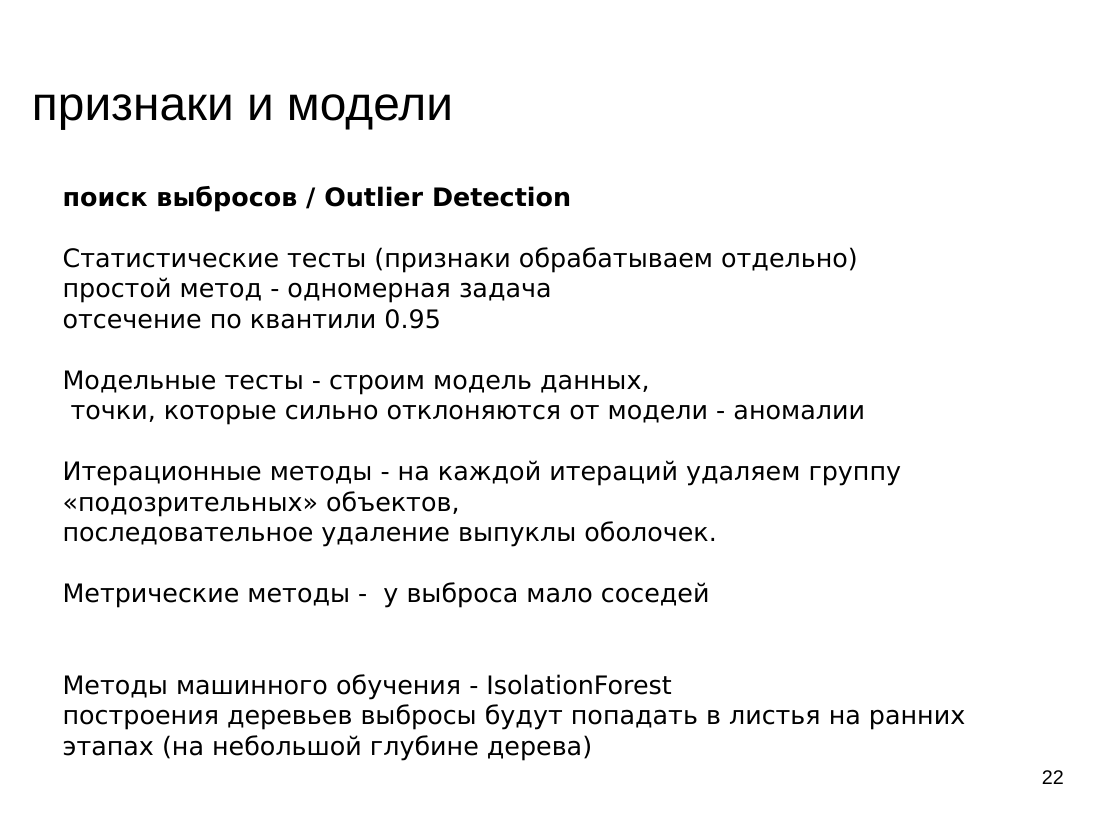
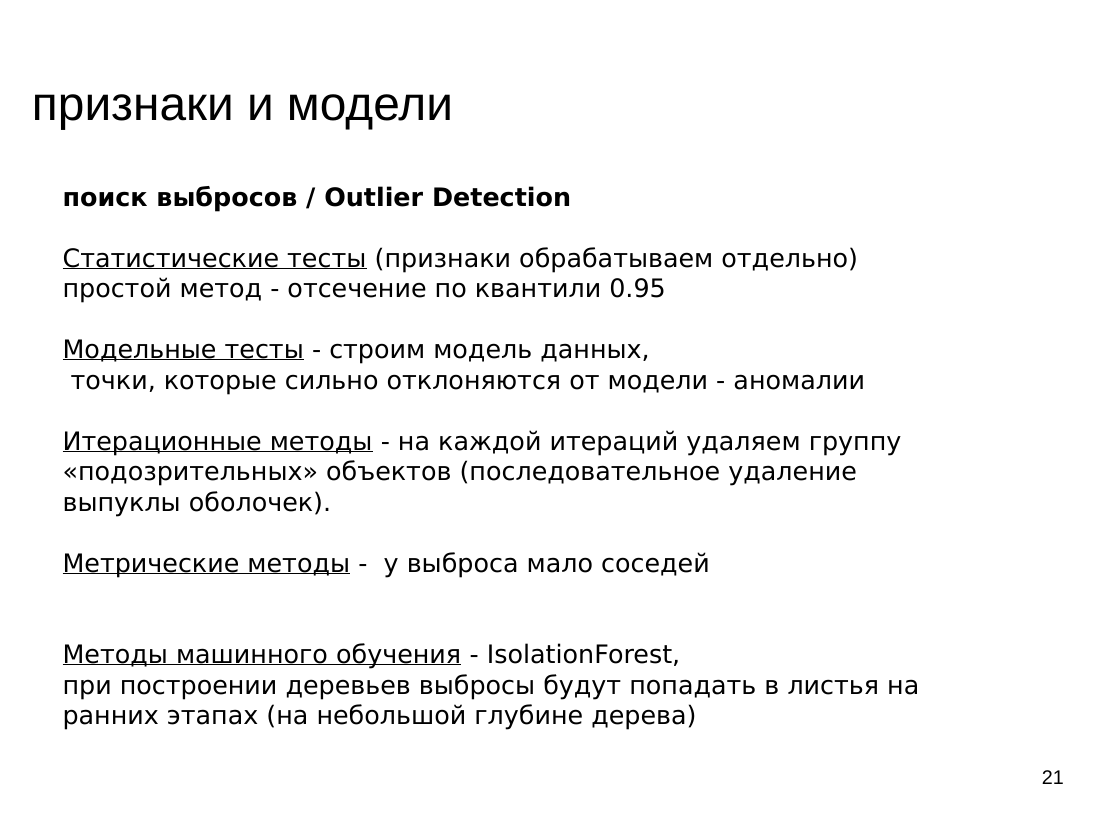
Before and after one commit to mechanoid5/ml_lectorium_legacy, a slide deck: slide 21 of 12-fetch-anomal.odp (slide 22 before the commit). Drawn at 1120x840 pixels with LibreOffice and Linux fonts; fonts in the diff are those of the drawing; background and template pictures are left out. Boxes give left, top, right and bottom in pixels: in the first picture for what was removed or moved away, otherwise in the second. Text is boxed around its words. In the diff, an @@ line names an element or a change of style, - is before the commit and + after.

```diff
--- a/12-fetch-anomal.odp
+++ b/12-fetch-anomal.odp
@@ text at [63, 247, 858, 578]: underline on in "Статистические тесты", "Модельные тесты", "Метрические методы" @@
@@ text at [63, 277, 666, 303]: text changed @@
-простой метод - одномерная задача
-отсечение по квантили 0.95
+простой метод - отсечение по квантили 0.95
@@ text at [63, 430, 902, 517]: text changed @@
-Итерационные методы - на каждой итераций удаляем группу «подозрительных» объектов,
-последовательное удаление выпуклы оболочек.
+Итерационные методы - на каждой итераций удаляем группу «подозрительных» объектов (последовательное удаление выпуклы оболочек).
@@ text at [63, 643, 919, 730]: text changed @@
-Методы машинного обучения - IsolationForest
-построения деревьев выбросы будут попадать в листья на ранних этапах (на небольшой глубине дерева)
+Методы машинного обучения - IsolationForest,
+при построении деревьев выбросы будут попадать в листья на ранних этапах (на небольшой глубине дерева)
@@ page number at [1042, 770, 1064, 784]: text changed @@
-22
+21
```
Also in this commit, not shown: 3 other slides changed, 4 slides added, 1 slide removed.
